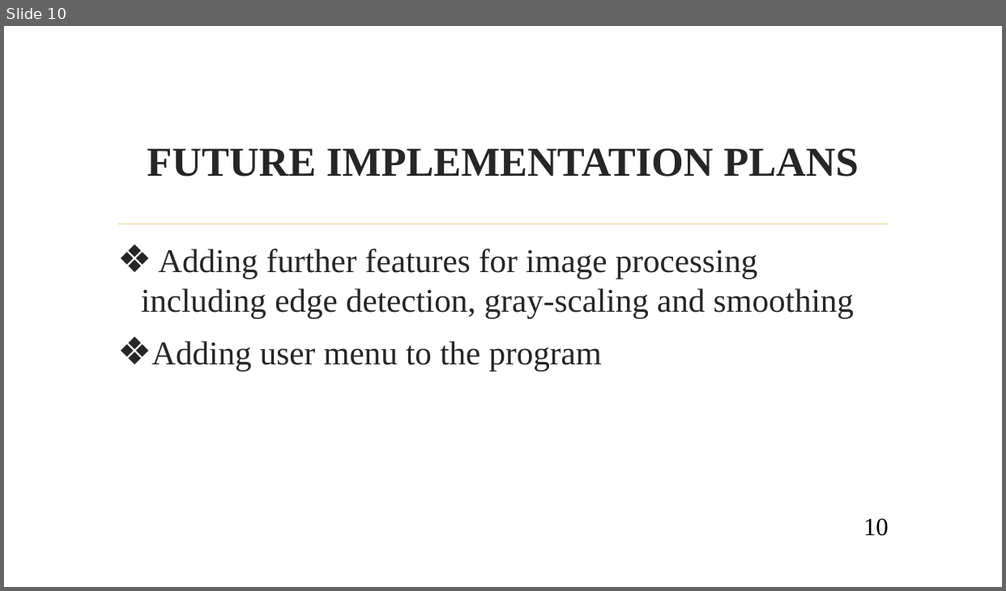
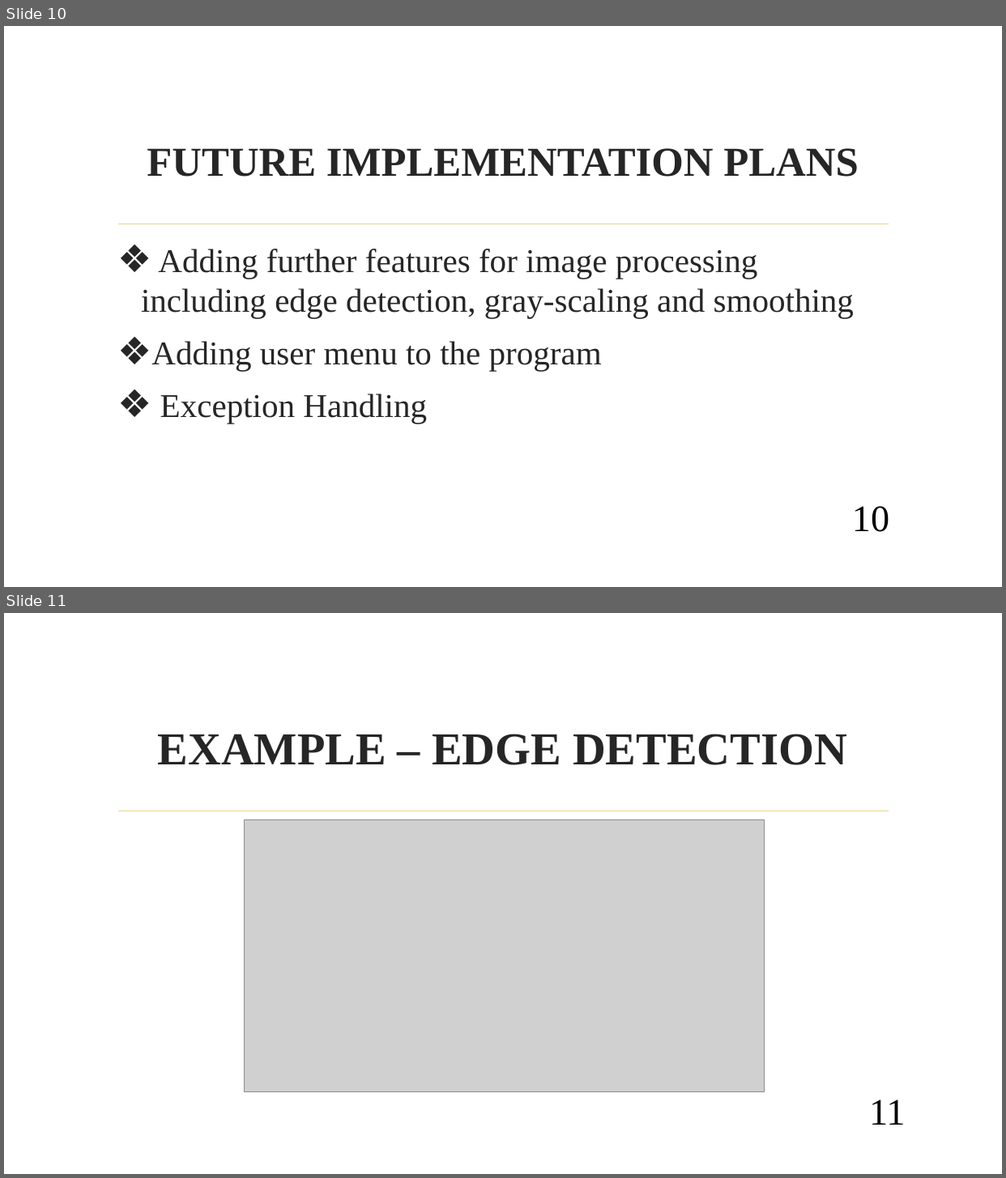
Before and after one commit to jsureka/ImageX, a slide deck: SOFTWARE PROJECT LAB -1.pptx. Shown one above the other, each under a label of ours: slide 10 before the commit, slides 10 and 11 after it. The pictures are 1006x591 and 1006x1178 pixels, drawn with LibreOffice and Linux fonts; fonts in the diff are those of the drawing; grey boxes stand for pictures; background and template pictures are left out. Boxes give left, top, right and bottom in pixels: in the first picture for what was removed or moved away, otherwise in the second. Text is boxed around its words. In the diff, an @@ line names an element or a change of style, - is before the commit and + after.

```diff
--- a/SOFTWARE PROJECT LAB -1.pptx
+++ b/SOFTWARE PROJECT LAB -1.pptx
@@ slide 11 added at (4,613,1002,1174), background picture (left out); not listed: 1 template element that a slide beside it also shows @@
@@ title added at (158,734,847,765), 44 pt, text #262626, bold @@
+EXAMPLE – EDGE DETECTION
@@ picture added at (245,820,765,1093) @@
@@ page number added at (869,1100,905,1125), 36 pt, text #000000 @@
+11
@@ slide 10 changed as well @@
@@ text at (160,394,427,424): paragraph added @@
+❖ Exception Handling
@@ page number: place and size @@
-page number at (863,518,889,536)
+page number at (852,506,889,532)
@@ page number at (852,506,889,532): size 24 to 36 pt @@
```
Also in this commit, not shown: 10 other slides changed, 2 other slides added, 6 other files.
